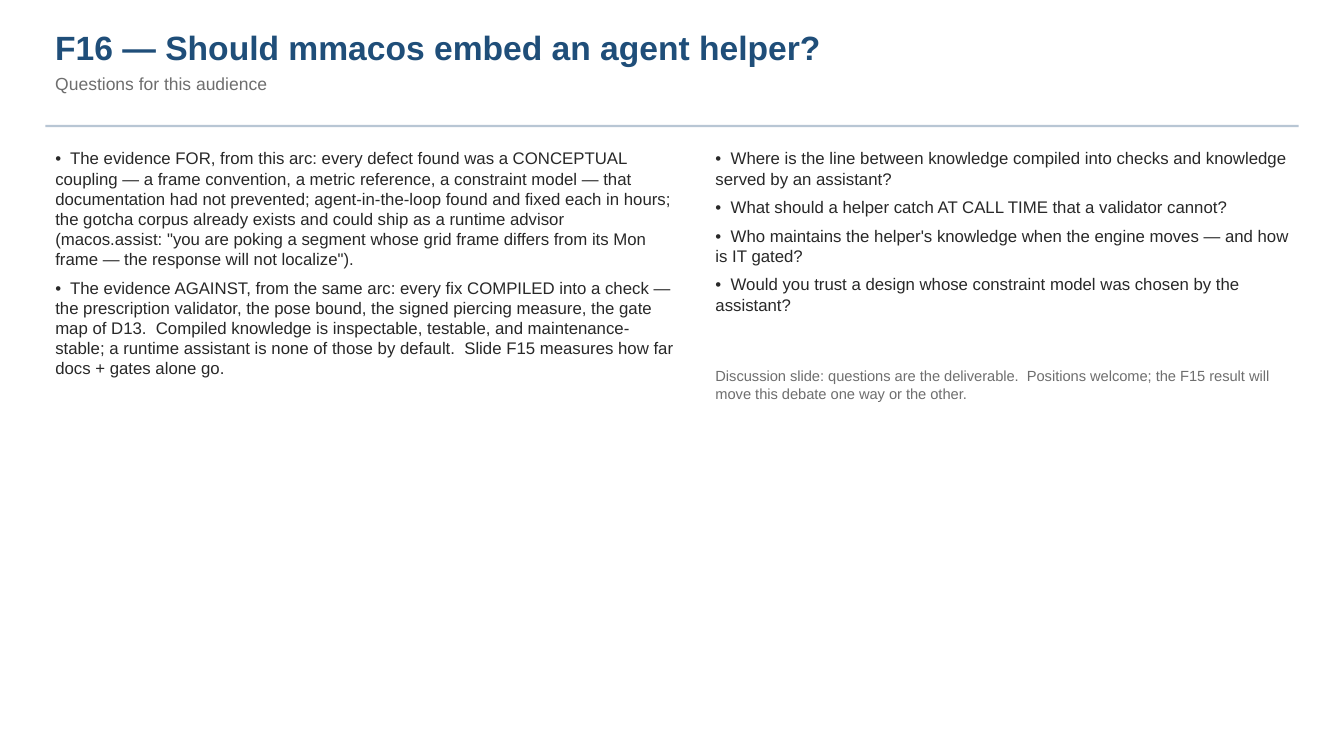
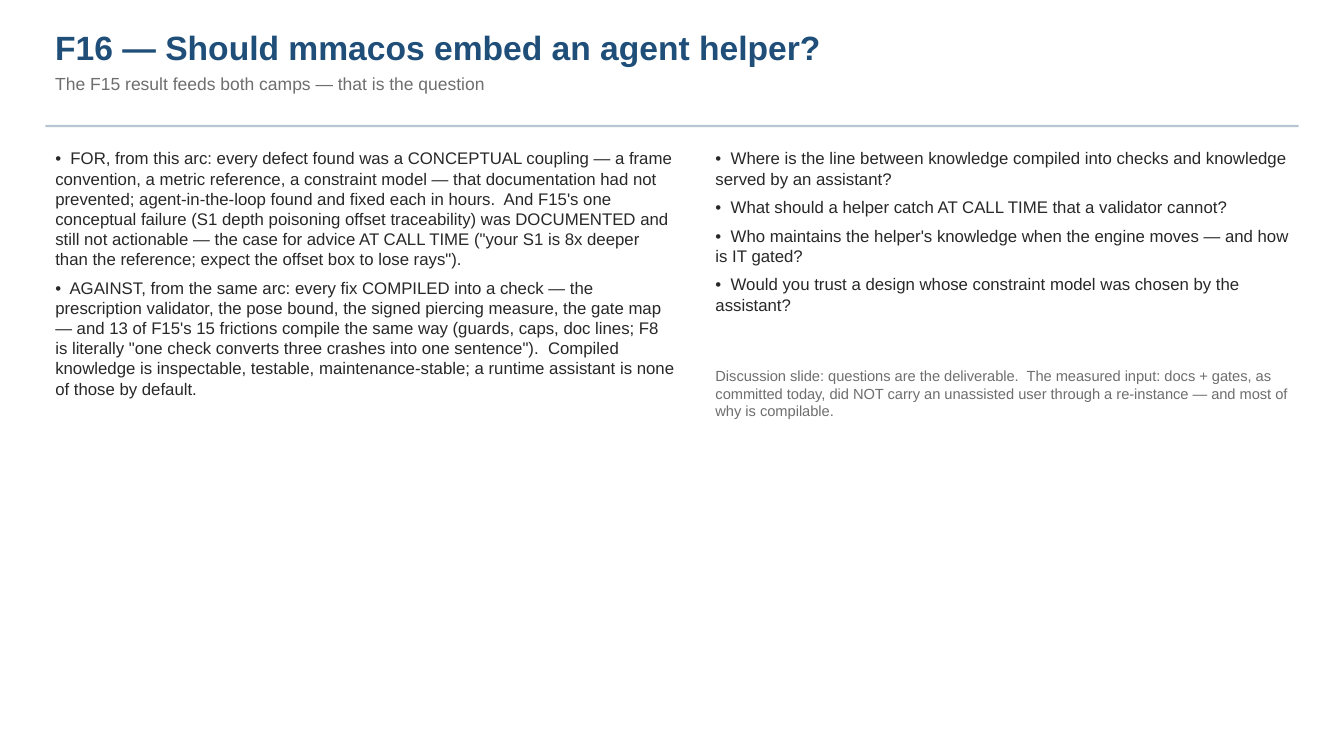
Before and after one commit to nasa-jpl/MACOS_resources, a slide deck: slide 17 of mmacos/challenges/rodgers3/deck_rodgers3_walk.pptx. Drawn at 1344x756 pixels with LibreOffice and Linux fonts; fonts in the diff are those of the drawing. Boxes give left, top, right and bottom in pixels: in the first picture for what was removed or moved away, otherwise in the second. Text is boxed around its words. In the diff, an @@ line names an element or a change of style, - is before the commit and + after.

```diff
--- a/mmacos/challenges/rodgers3/deck_rodgers3_walk.pptx
+++ b/mmacos/challenges/rodgers3/deck_rodgers3_walk.pptx
@@ text at [55, 77, 484, 94]: text changed @@
-Questions for this audience
+The F15 result feeds both camps — that is the question
@@ text at [55, 152, 674, 399]: text changed @@
-• The evidence FOR, from this arc: every defect found was a CONCEPTUAL coupling — a frame convention, a metric reference, a constraint model — that documentation had not prevented; agent-in-the-loop found and fixed each in hours; the gotcha corpus already exists and could ship as a runtime advisor (macos.assist: "you are poking a segment whose grid frame differs from its Mon frame — the response will not localize").
-• The evidence AGAINST, from the same arc: every fix COMPILED into a check — the prescription validator, the pose bound, the signed piercing measure, the gate map of D13. Compiled knowledge is inspectable, testable, and maintenance-stable; a runtime assistant is none of those by default. Slide F15 measures how far docs + gates alone go.
+• FOR, from this arc: every defect found was a CONCEPTUAL coupling — a frame convention, a metric reference, a constraint model — that documentation had not prevented; agent-in-the-loop found and fixed each in hours. And F15's one conceptual failure (S1 depth poisoning offset traceability) was DOCUMENTED and still not actionable — the case for advice AT CALL TIME ("your S1 is 8x deeper than the reference; expect the offset box to lose rays").
+• AGAINST, from the same arc: every fix COMPILED into a check — the prescription validator, the pose bound, the signed piercing measure, the gate map — and 13 of F15's 15 frictions compile the same way (guards, caps, doc lines; F8 is literally "one check converts three crashes into one sentence"). Compiled knowledge is inspectable, testable, maintenance-stable; a runtime assistant is none of those by default.
@@ text at [715, 370, 1287, 402]: text changed @@
-Discussion slide: questions are the deliverable. Positions welcome; the F15 result will move this debate one way or the other.
+Discussion slide: questions are the deliverable. The measured input: docs + gates, as committed today, did NOT carry an unassisted user through a re-instance — and most of why is compilable.
```
Also in this commit, not shown: 1 other slide changed, 2 other files.
